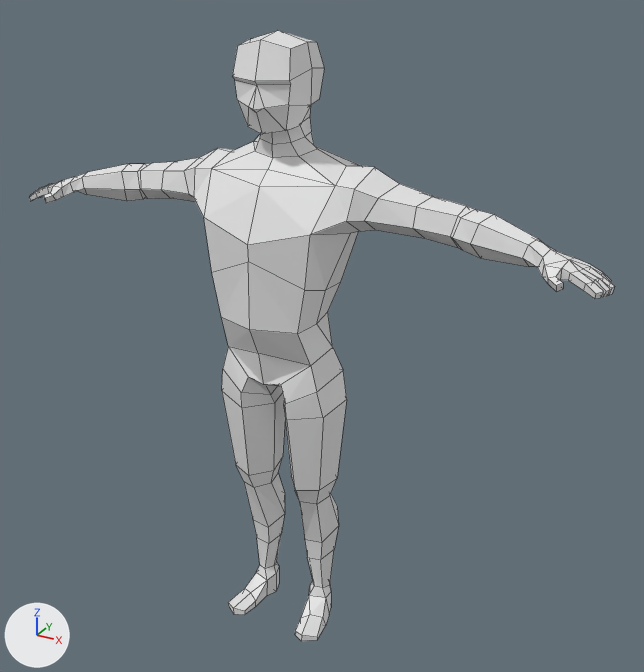
What one commit did to the Blender file frontend/public/models/Lowpoly_Dummy (With Rig).blend.
One viewpoint serves both versions: a 50 mm lens placed at (1.235, -1.998, 2.002), pointed at (0.09, 0.084, 0.962). The lights are fixed; the arrows at lower left show +X, +Y and +Z. The picture after the commit comes second. Mesh edges are drawn as thin lines.

The first picture shows 'Dummy (w/rig)'.
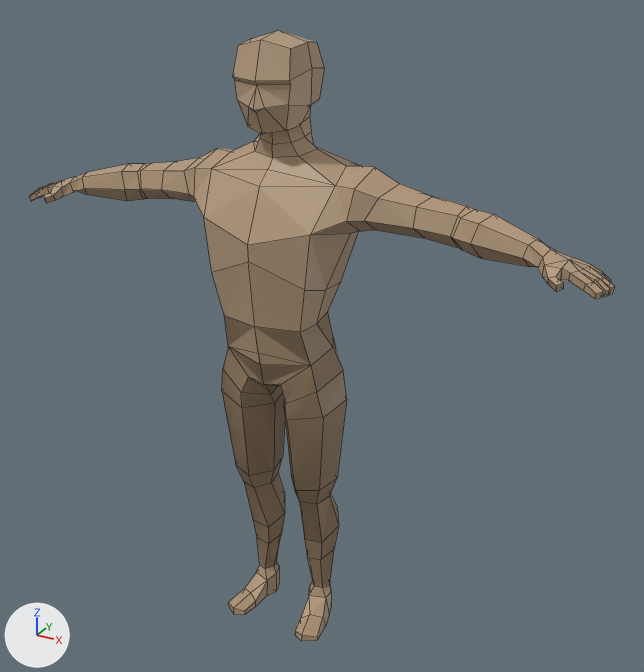
What the commit changed:
Material 'Material.016' (mat_material_016) is new.
Its base color is (0.452, 0.318, 0.199) (beige #b3997b).
me_cube_006 is used by ob_dummy__w_rig; location (0.0, 0.0, 0.0).
Verts and faces of me_cube_006; kept vertices keep their numbers, new ones are numbered from 246.
Before the commit, vertices of me_cube_006: 2 (0.11, 0.11, 0.91).
Before the commit, vertices of me_cube_006: 11 (0.12, -0.11, 1.05) at pixel (297, 333), 13 (0.0, -0.15, 1.05) at pixel (249, 329).
me_cube_006 had 246 vertices, 233 faces and spanned x 0.0..0.9, y -0.15..0.17, z 0.0..1.8.
me_cube_006 now has 304 vertices, 283 faces and spans x 0.0..0.9, y -0.15..0.17, z 0.0..1.8.
me_cube_006 part 1: a new loose piece of 58 vertices spanning x 0.0..0.19, y -0.13..0.13, z 0.09..1.06, in mat_material_016 (beige #b3997b).
Part 2, on me_cube_006:
Vertex 2 moves to (0.11, 0.11, 0.95), pixel (333, 336).
Part 3, on me_cube_006:
Vertex 11 moves to (0.12, -0.1, 1.05), pixel (300, 332).
Vertex 13 moves to (0.0, -0.13, 1.05), pixel (254, 326).
me_cube_006 part 4: 233 faces spanning x 0.0..0.9, y -0.15..0.17, z 0.0..1.8 switch from no material to mat_material_016 (beige #b3997b).

Boxes (x1, y1, x2, y2) around the edits, measured in the pictures (644 x 672 px; the box of a moved part takes in the faces that stretch with it):
part 1 of me_cube_006, added (beige)
    after: (222, 312, 347, 587)
part 2 of me_cube_006, moved or reshaped (not visible afterwards)
    before: (317, 312, 332, 345)
part 3 of me_cube_006, moved or reshaped
    before: (212, 262, 333, 366)
    after: (212, 262, 326, 365)
part 4 of me_cube_006, recoloured
    both: (29, 31, 615, 641)
